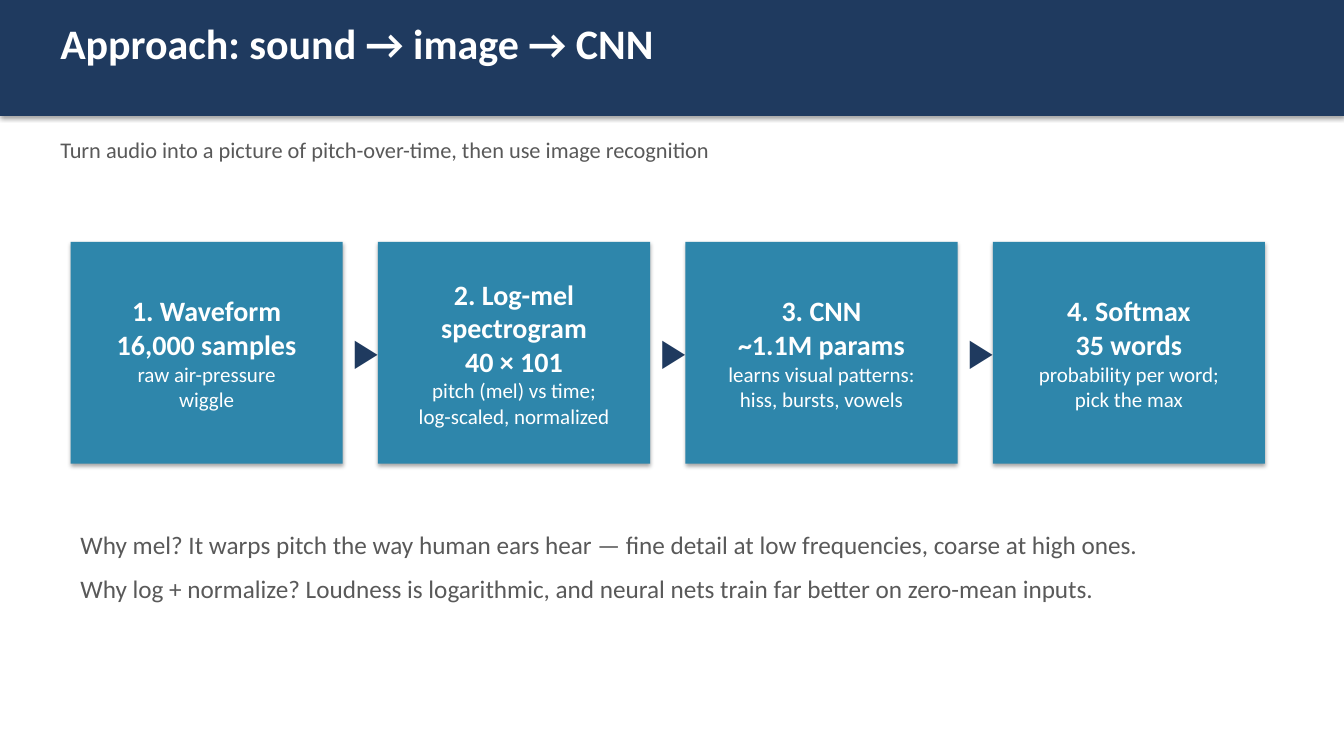
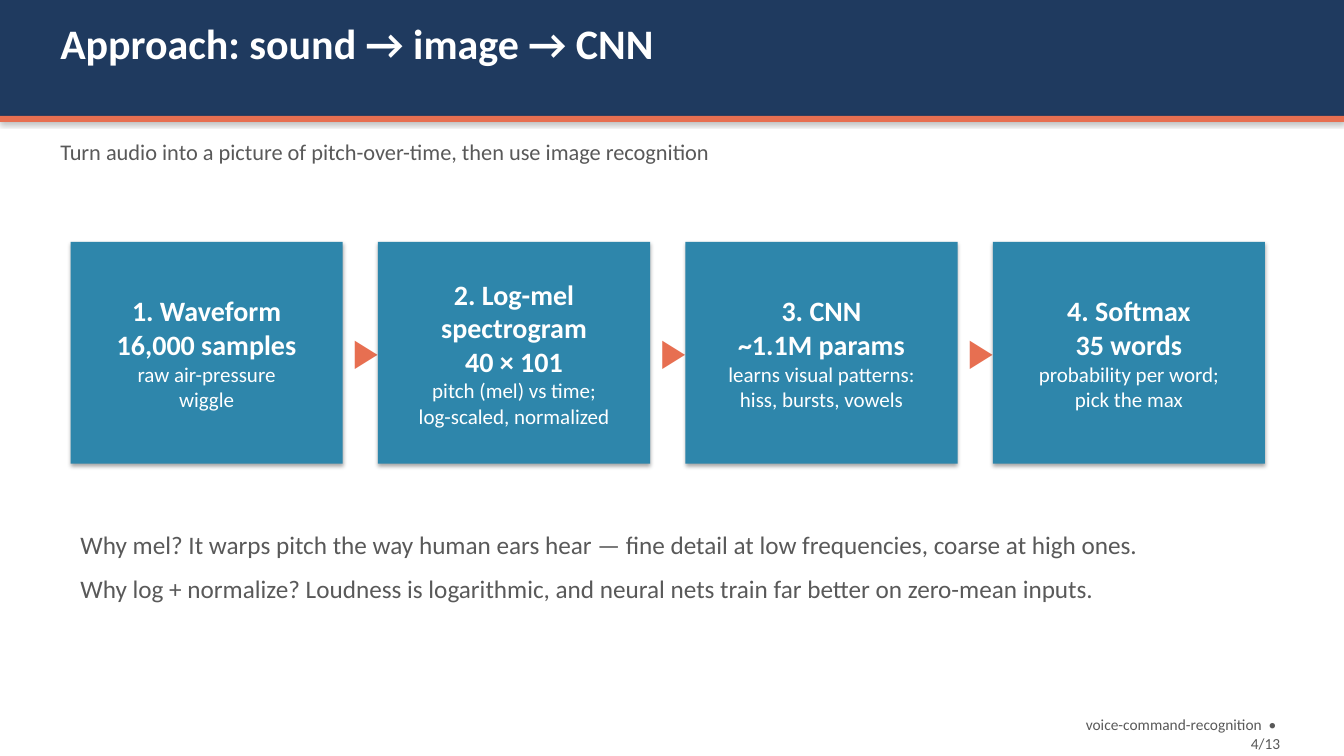
Before and after one commit to idityaGE/voice-command-recognition, a slide deck: slide 4 of presentation/voice_command_recognition.pptx. Drawn at 1344x756 pixels with LibreOffice and Linux fonts; fonts in the diff are those of the drawing. Boxes give left, top, right and bottom in pixels: in the first picture for what was removed or moved away, otherwise in the second. Text is boxed around its words. In the diff, an @@ line names an element or a change of style, - is before the commit and + after.

```diff
--- a/presentation/voice_command_recognition.pptx
+++ b/presentation/voice_command_recognition.pptx
@@ rectangle added at (x1=0, y1=116, x2=1344, y2=122), fill #E76F51 @@
@@ text colour #1F3A5F to #E76F51 in 3 elements at (x1=343, y1=323, x2=378, y2=373), (x1=650, y1=323, x2=686, y2=373), (x1=958, y1=323, x2=993, y2=373) @@
@@ text added at (x1=1086, y1=719, x2=1280, y2=750), 11 pt, text #595959 @@
+voice-command-recognition • 4/13
```
Also in this commit, not shown: 12 other slides changed, 6 other files.
